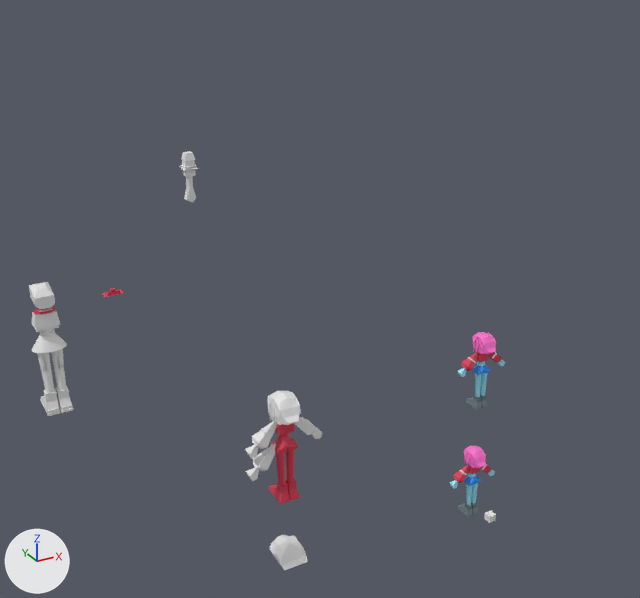
Two versions of the Blender file random/veg-v2.blend, one commit apart.
Camera for both pictures: a 50 mm camera at (-129.0, -143.4, 143.7) aimed at (-46.9, 5.9, 69.1). The axes (+X, +Y, +Z) are drawn at lower left. The lights are the same throughout. The picture after the commit comes second.

The older version as bpy lines, for what is in view:
```python
ob_body = bpy.data.objects.new('body', me_cube_012)
ob_body.location = (-103.9, -1.3, 81.8)
ob_cube = bpy.data.objects.new('Cube', me_cube)
ob_cube.location = (0.0, 0.0, 0.0)
ob_cube_001 = bpy.data.objects.new('Cube.001', me_cube_001)
ob_cube_001.location = (-12.0, -5.9, 21.4)
ob_cube_001.rotation_euler = (0.0, 0.00997, 0.0)  # degrees (0, 0.6, 0)
ob_cube_001.scale = (1.19, 1.19, 1.19)
ob_cube_004 = bpy.data.objects.new('Cube.004', me_cube_002)
ob_cube_004.location = (-12.0, -5.9, 51.1)
ob_cube_004.rotation_euler = (0.0, 0.00997, 0.0)  # degrees (0, 0.6, 0)
ob_cube_004.scale = (1.19, 1.19, 1.19)
ob_cube_008 = bpy.data.objects.new('Cube.008', me_cube_006)
ob_cube_008.location = (-59.4, -1.3, 37.0)
ob_cube_008.scale = (1.65, 1.65, 1.65)
ob_cube_012 = bpy.data.objects.new('Cube.012', me_cube_015)
ob_cube_012.location = (-92.8, -1.3, 71.2)
ob_cube_012.scale = (1.65, 1.65, 1.65)
ob_cube_014 = bpy.data.objects.new('Cube.014', me_cube_013)
ob_cube_014.location = (-76.7, -1.1, 101.8)
ob_face = bpy.data.objects.new('face', me_cube_011)
ob_face.location = (-103.9, -1.0, 84.4)
ob_face.scale = (1.59, 1.59, 1.59)
ob_hair = bpy.data.objects.new('hair', me_plane_001)
ob_hair.location = (-103.9, -1.5, 85.3)
ob_hair.scale = (2.33, 2.33, 2.33)
# also in view: 'Cube.009' at (-59.4, -1.3, 44.2); 'Cube.007' at (-59.4, -2.2, 14.3); 'Plane.001' at (-59.4, -2.2, 50.2)
```
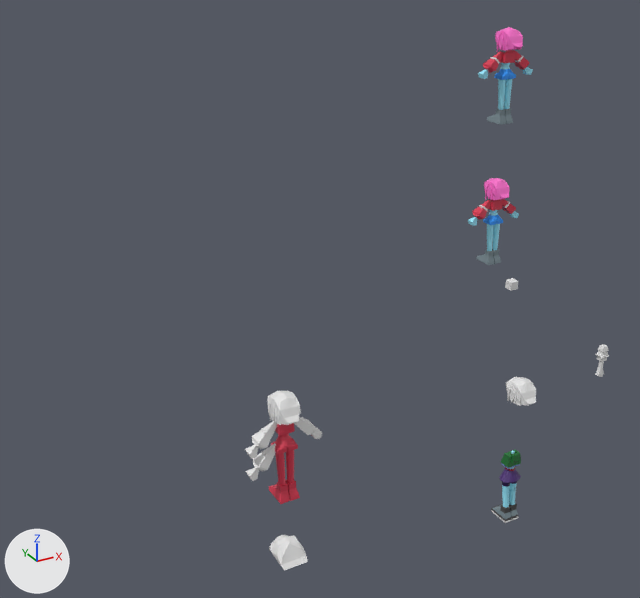
Changed parts and their boxes (x1, y1, x2, y2) in the pictures (640 x 598 px):
'body', reshaped, moved (26% narrower, 33% shorter)
    before: (32, 306, 73, 416)
    after: (491, 450, 521, 523)
'Cube.004', moved
    before: (457, 332, 505, 410)
    after: (478, 27, 533, 125)
'Cube.001', moved
    before: (449, 446, 495, 517)
    after: (468, 178, 519, 265)
'Cube.014', moved
    before: (179, 151, 199, 202)
    after: (595, 344, 609, 377)
'hair', shown
    after: (506, 377, 536, 406)
'face', moved (not visible afterwards)
    before: (29, 282, 55, 310)
'Cube', moved
    before: (484, 510, 496, 523)
    after: (505, 278, 518, 291)
'Cube.012', hidden
    before: (102, 288, 124, 297)
part 1 of me_cube_012, added
    after: (508, 452, 519, 463)
part 2 of me_cube_012, cut back
    before: (32, 306, 61, 330)
    after: (501, 450, 521, 468)
part 3 of me_cube_012, added
    after: (502, 490, 516, 508)
part 4 of me_cube_012, added
    after: (502, 482, 517, 494)
part 5 of me_cube_012, recoloured
    before: (41, 397, 72, 410)
    after: (492, 504, 518, 519)
part 6 of me_cube_012, recoloured
    before: (40, 386, 73, 414)
    after: (491, 503, 518, 522)
part 7 of me_cube_012, recoloured
    before: (40, 329, 64, 372)
    after: (505, 467, 515, 494)
part 8 of me_cube_012, recoloured
    before: (37, 350, 61, 360)
    after: (502, 481, 517, 486)
part 9 of me_cube_012, recoloured
    before: (40, 329, 55, 336)
    after: (505, 467, 515, 471)
part 10 of me_cube_012, recoloured
    before: (32, 333, 67, 353)
    after: (499, 469, 521, 483)
part 11 of me_cube_012, recoloured
    before: (36, 325, 59, 332)
    after: (502, 464, 519, 469)

What changed in the scene script:
```text
Add mat_veg_med_blue:
    mat_veg_med_blue = principled_material('veg-med-blue')
    mat_veg_med_blue.base_color = (0.171, 0.254, 0.578)  # blue #738ac8
Add mat_veg_drk_red:
    mat_veg_drk_red = principled_material('veg-drk-red')
    mat_veg_drk_red.base_color = (0.332, 0.0, 0.0137)  # red #9c001f
Add mat_veg_purple:
    mat_veg_purple = principled_material('veg-purple')
    mat_veg_purple.base_color = (0.0666, 0.0232, 0.168)  # dark purple #492a72
Add mat_veg_drk_grey:
    mat_veg_drk_grey = principled_material('veg-drk-grey')
    mat_veg_drk_grey.base_color = (0.0679, 0.0679, 0.0679)  # dark grey #4a4a4a
Add mat_veg_drk_blue:
    mat_veg_drk_blue = principled_material('veg-drk-blue')
    mat_veg_drk_blue.base_color = (0.0141, 0.0, 0.0747)  # dark purple #20004d
Add mat_veg_green:
    mat_veg_green = principled_material('veg-green')
    mat_veg_green.base_color = (0.0116, 0.159, 0.0331)  # dark green #1c6f33
Change me_cube_012:
    used by ob_body; location = (-103.9, -1.3, 81.8)
    remove me_cube_012.from_pydata(...)  # 1075 vertices, 1054 faces; spans x -3.0..3.0, y -2.4..3.5, z -18.8..0.9
    remove me_cube_012.materials.append(mat_veg_red)  # red #d93851
    add me_cube_012.from_pydata(...)  # 1175 vertices, 1111 faces, 34 loose edges; spans x -3.0..3.0, y -2.4..3.5, z -18.8..0.9
    me_cube_012 part 1: a new loose piece of 99 vertices spanning x -1.1..1.1, y -1.5..0.6, z -1.4..0.7
    me_cube_012 part 2: 217 vertices removed from x -1.8..1.8, y -1.5..1.0, z -0.1..0.4; 50 vertices added at x -1.7..1.7, y -0.9..0.9, z 0.3
    me_cube_012 part 3: 112 vertices added at x -1.9..1.9, y -1.2..0.5, z -13.0..-11.9
    me_cube_012 part 4: 56 vertices added at x -2.1..2.1, y -1.0..1.0, z -8.7..-8.6
    me_cube_012 part 5: 99 faces spanning x -2.1..2.1, y -2.1..3.2, z -17.8..-5.8 switch from no material to mat_veg_grey (greyish cyan #7a8c93)
    me_cube_012 part 6: 88 faces spanning x -2.1..2.1, y -2.3..3.3, z -18.4..-15.0 switch from no material to mat_veg_drk_grey (dark grey #4a4a4a)
    me_cube_012 part 7: 86 faces spanning x -2.1..2.1, y -1.0..1.4, z -10.9..-3.2 switch from no material to mat_veg_skin (cyan #98e9fe)
    me_cube_012 part 8: 186 faces spanning x -2.2..2.2, y -1.0..1.1, z -8.6..-5.8 switch from no material to mat_veg_drk_blue (dark purple #20004d)
    me_cube_012 part 9: 60 faces spanning x -1.2..1.2, y -1.0..1.5, z -4.3..-3.8 switch from no material to mat_veg_drk_red (red #9c001f)
    me_cube_012 part 10: 113 faces spanning x -3.0..3.0, y -2.1..2.0, z -6.9..-4.3 switch from no material to mat_veg_purple (dark purple #492a72)
    me_cube_012 part 11: 44 faces spanning x -1.9..1.9, y -1.0..1.5, z -3.2..-2.6 switch from no material to mat_veg_med_blue (blue #738ac8)
    add me_cube_012.materials.append(mat_veg_white)  # white #e7e7e7
    add me_cube_012.materials.append(mat_veg_green)  # dark green #1c6f33
Change ob_cube:
    ob_cube.location: (0.0, 0.0, 0.0) -> (0.0, 0.0, 65.1)
Change ob_cube_001:
    ob_cube_001.location: (-12.0, -5.9, 21.4) -> (-12.0, -5.9, 86.4)
Change ob_cube_004:
    ob_cube_004.location: (-12.0, -5.9, 51.1) -> (-12.0, -5.9, 116.2)
Change ob_cube_012:
    ob_cube_012.location: (-92.8, -1.3, 71.2) -> (15.3, -1.3, 7.9)
    add ob_cube_012.hide_set(True)
Change ob_hair:
    ob_hair.location: (-103.9, -1.5, 85.3) -> (4.7, -1.5, 37.0)
    remove ob_hair.hide_set(True)
Change ob_body:
    ob_body.location: (-103.9, -1.3, 81.8) -> (4.2, -1.3, 18.5)
Change ob_face:
    ob_face.location: (-103.9, -1.0, 84.4) -> (4.2, -1.0, 36.1)
Change ob_cube_014:
    ob_cube_014.location: (-76.7, -1.1, 101.8) -> (31.4, -1.1, 38.6)
```
